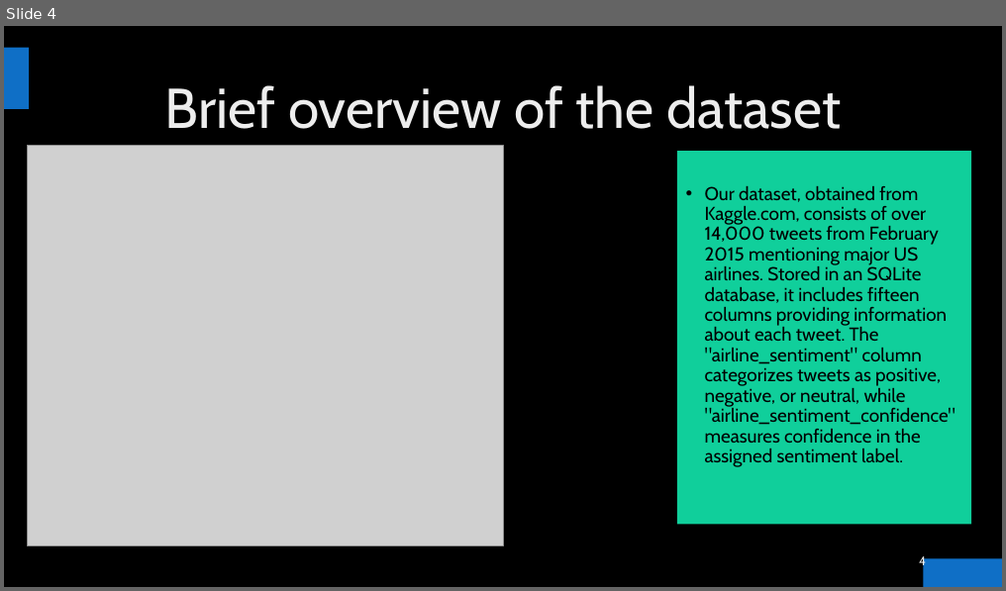
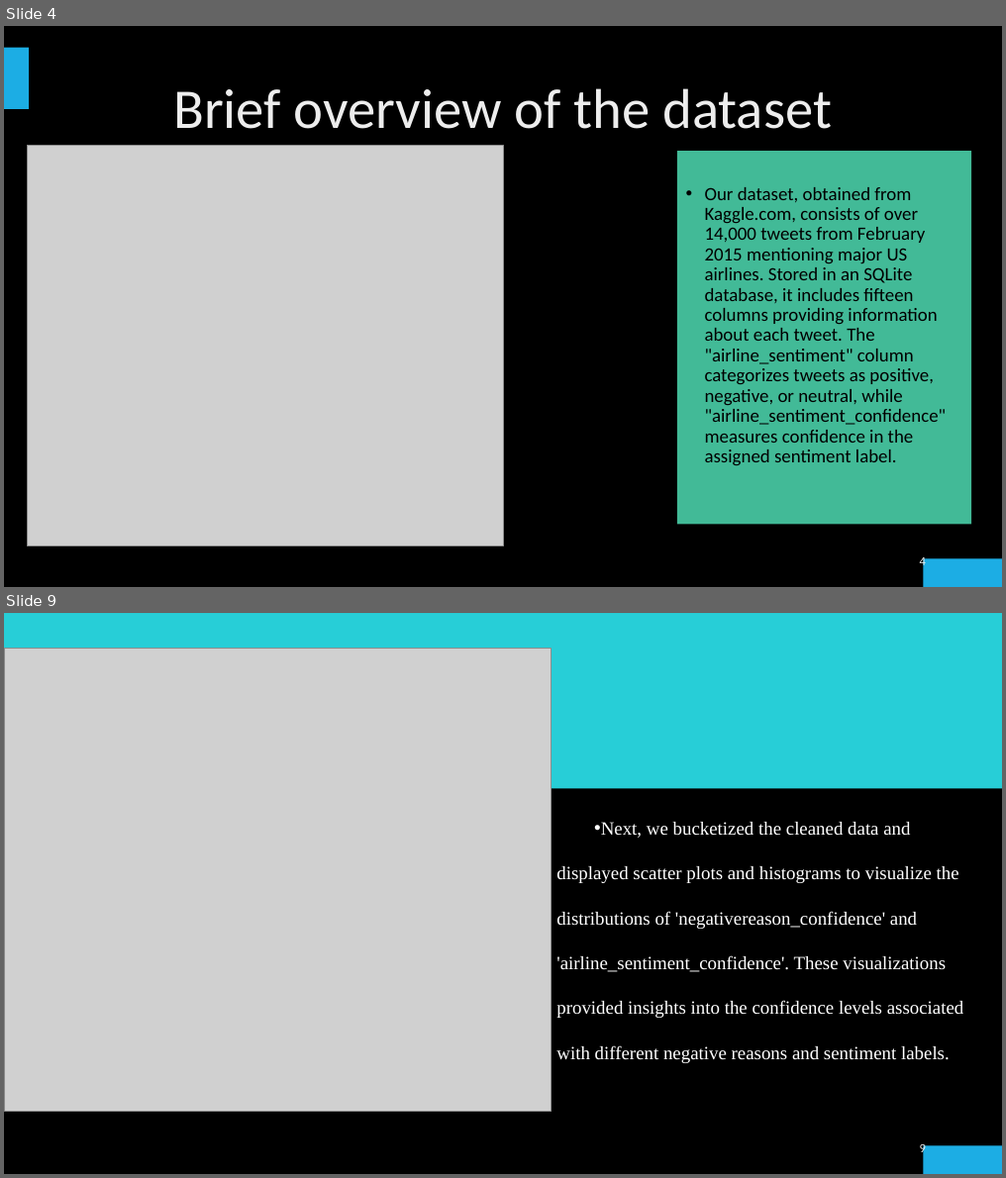
Before and after one commit to ElDon2308/Airline-Sentiment-Analysis, a slide deck: Airline Sentiment Analysis Presentation.pptx. Shown one above the other, each under a label of ours: slide 4 before the commit, slides 4 and 9 after it; the slides between them are not shown. The pictures are 1006x591 and 1006x1178 pixels, drawn with LibreOffice and Linux fonts; fonts in the diff are those of the drawing; grey boxes stand for pictures; background and template pictures are left out. Boxes give left, top, right and bottom in pixels: in the first picture for what was removed or moved away, otherwise in the second. Text is boxed around its words. In the diff, an @@ line names an element or a change of style, - is before the commit and + after.

```diff
--- a/Airline Sentiment Analysis Presentation.pptx
+++ b/Airline Sentiment Analysis Presentation.pptx
@@ slide 9 added at bbox=[4, 613, 1002, 1174], background picture (left out); not listed: 2 template elements that a slide beside it also shows @@
@@ rectangle added at bbox=[4, 613, 1002, 789], fill #27CED7 @@
@@ picture added at bbox=[4, 649, 550, 1112] @@
@@ text added at bbox=[556, 822, 964, 1063], 18 pt, text #FFFFFF @@
+• Next, we bucketized the cleaned data and displayed scatter plots and histograms to visualize the distributions of 'negativereason_confidence' and 'airline_sentiment_confidence'. These visualizations provided insights into the confidence levels associated with different negative reasons and sentiment labels.
@@ page number added at bbox=[920, 1143, 926, 1157], 12 pt, text gradient #9E9E9E to #EDEDED to #FFFFFF @@
+9
@@ slide 4 changed as well @@
@@ rectangle at bbox=[4, 47, 29, 109]: fill #0F6FC6 to #1CADE4 @@
@@ rectangle at bbox=[677, 151, 971, 525]: fill #10CF9B to #42BA97 @@
@@ font Cabin to Calibri in 3 elements at bbox=[173, 88, 832, 129], bbox=[705, 187, 946, 466], bbox=[920, 556, 926, 570] @@
@@ rectangle at bbox=[924, 559, 1002, 587]: fill #0F6FC6 to #1CADE4 @@
```
Also in this commit, not shown: 4 other slides changed, 9 other slides added, 6 slides removed, 2 other files.
